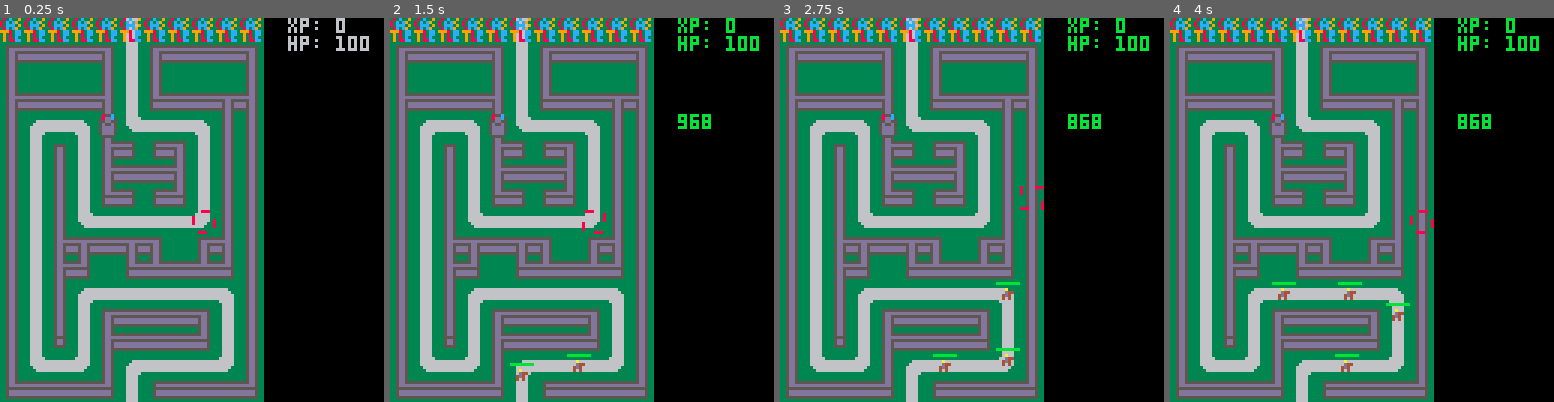
Above: before the commit, frames 1-4 (left to right).
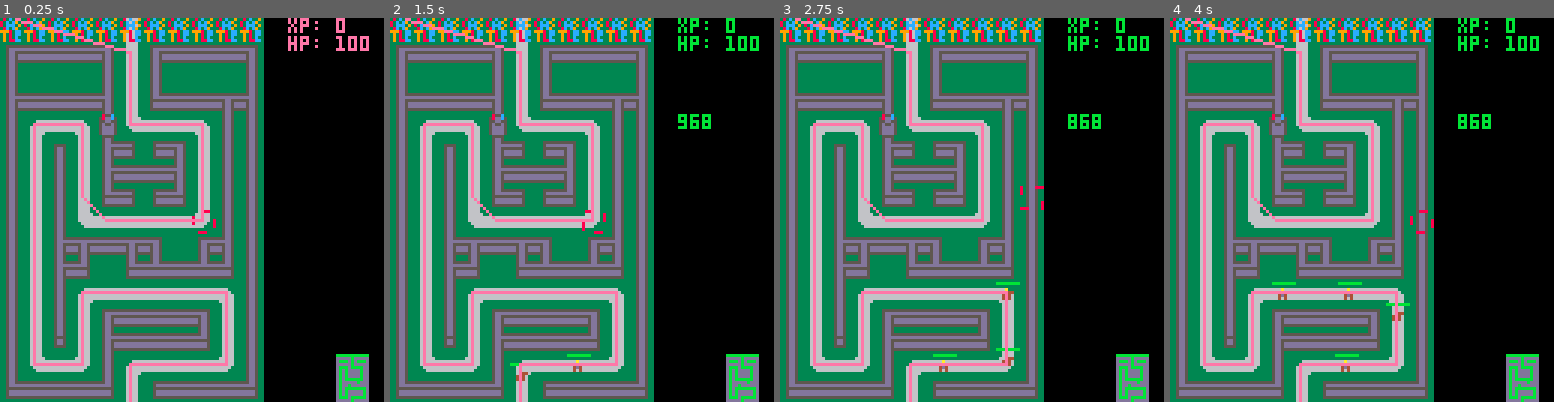
Above: after the commit, the same moments.

Repository: nfearnley/girltower
Game: PICO-8 cartridge girltower.p8
The game is run twice, just before and just after one commit, with the same random seed, the same clock (stepped at 60 frames per second) and the same inputs.
Inputs:
- Up to frame 1 (0.25 s): no input
- Up to frame 2 (1.5 s): tap X (X key) at 0.33, 1.07 s
- Up to frame 3 (2.75 s): hold Right 1.6-2.1 s; tap X (X key) at 1.85 s; hold Up 2.15-2.42 s; hold Right from 2.47 s (still down)
- Up to frame 4 (4 s): tap X (X key) at 2.97 s; release Right at 3.03 s; hold Left 3.08-3.58 s; hold Down 3.63-3.97 s

The runs differ from the first frame. In frame 1, 4.3% of the frame differs, in the area x 3-97%, y 0-100%; in frame 2, 3.7%; in frame 3, 3.7%; in frame 4, 3.7%.

Commit message:
added debugging

Diff:
--- a/girltower.p8
+++ b/girltower.p8
@@ -5,6 +5,7 @@
 -- by natalie fearnley
 
 function _init()
+ debug=true
  towers={tower:new({x=35,y=35})}
  enemies={}
  effects={}
@@ -55,8 +56,29 @@
   curs:draw()
   print("xp: "..game.xp,96,0)
   print("hp: "..game.hp,96,6)
-end
-
+  if (debug) showdebug()
+end
+
+function showdebug()
+ for x=0,10 do
+  for y=0,16 do
+   if iswall(x,y) then
+    pset(112+x,112+y,13)
+   else
+    pset(112+x,112+y,11)
+   end
+  end
+ end
+ oldx=nil
+ oldy=nil
+ for p in all(path) do
+  if oldx~=nil then
+   line(oldx,oldy,p[1],p[2],14)
+  end
+  oldx=p[1]
+  oldy=p[2]
+ end
+end
 -->8
 -- tower
 tower = {}
